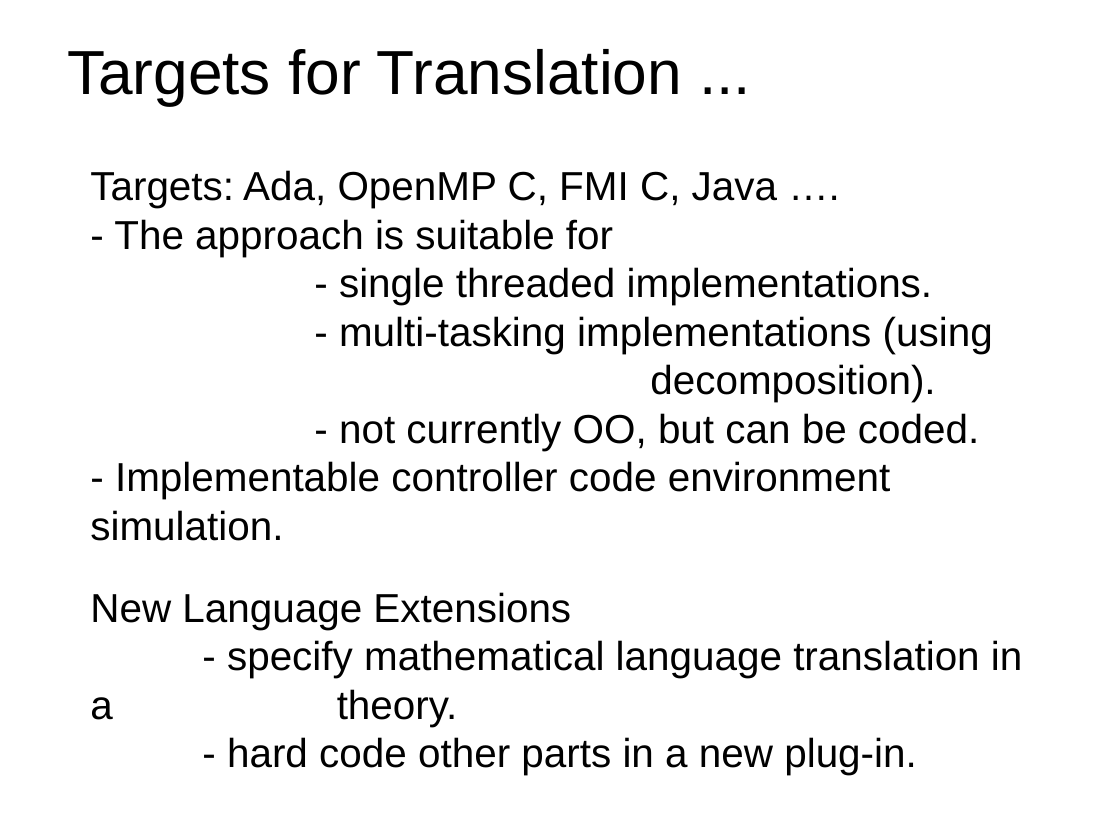
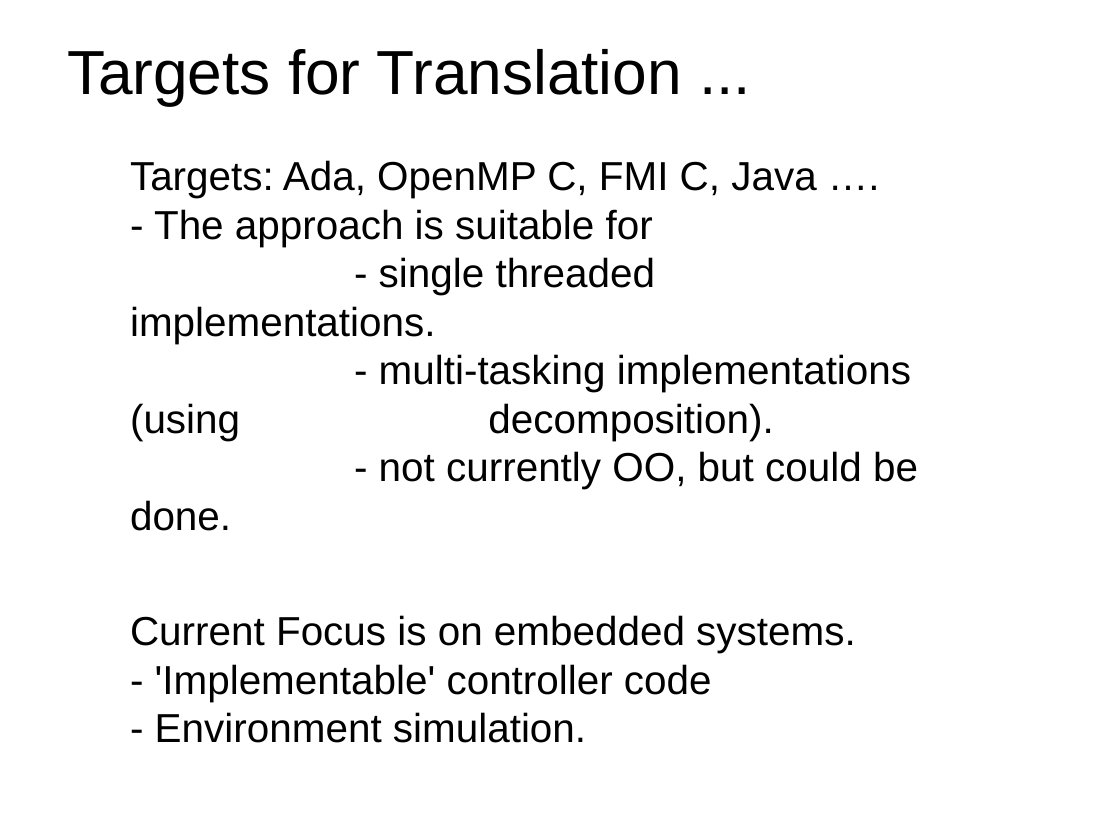
Before and after one commit to weetmuts/rodin-b-sharp-iUML_B_Utils, a slide deck: slide 5 of work/store/comp3011/AndysCourseMaterials/Mar2014/ProgrammingForSCSSession2.pptx (slide 7 before the commit). Drawn at 1120x840 pixels with LibreOffice and Linux fonts; fonts in the diff are those of the drawing; background and template pictures are left out. Boxes give left, top, right and bottom in pixels: in the first picture for what was removed or moved away, otherwise in the second. Text is boxed around its words. In the diff, an @@ line names an element or a change of style, - is before the commit and + after.

```diff
--- a/work/store/comp3011/AndysCourseMaterials/Mar2014/ProgrammingForSCSSession2.pptx
+++ b/work/store/comp3011/AndysCourseMaterials/Mar2014/ProgrammingForSCSSession2.pptx
@@ text "Targets: Ada, OpenMP C, FMI ...": place and size @@
-text "Targets: Ada, OpenMP C, FMI ..." at [90,170,1022,775]
+text "Targets: Ada, OpenMP C, FMI ..." at [130,160,918,743]
@@ text at [130,451,918,743]: text changed @@
-- not currently OO, but can be coded.
-- Implementable controller code environment simulation.
-New Language Extensions
-- specify mathematical language translation in a theory.
-- hard code other parts in a new plug-in.
+- not currently OO, but could be done.
+Current Focus is on embedded systems.
+- 'Implementable' controller code
+- Environment simulation.
```
Also in this commit, not shown: 21 other slides changed, 3 slides added, 3 slides removed, 5 other files.
